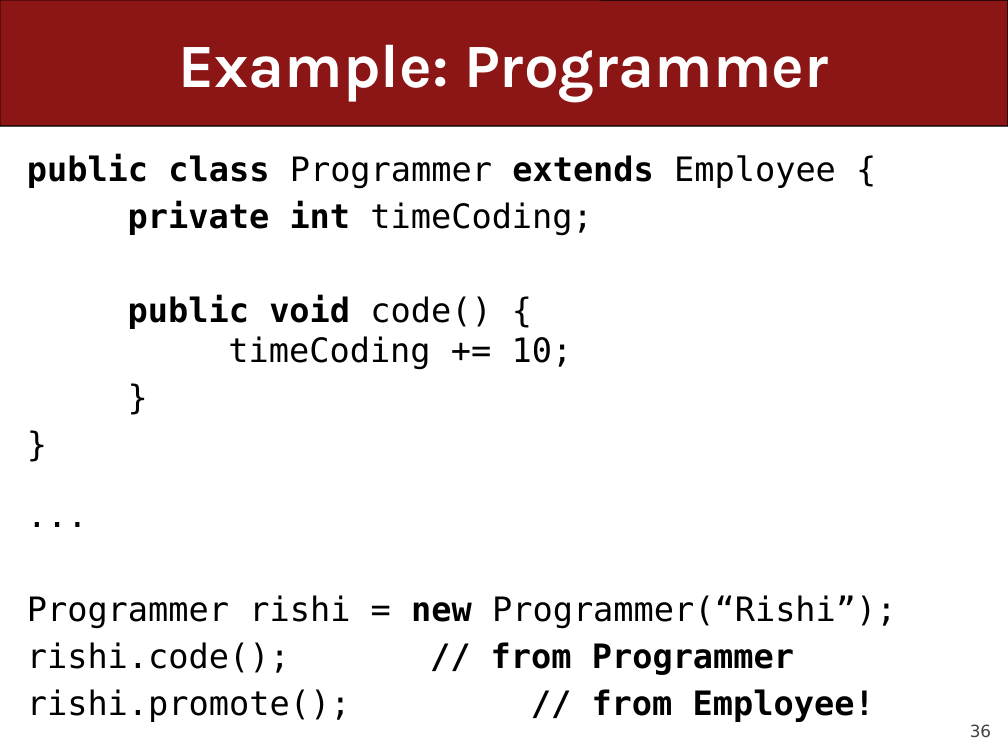
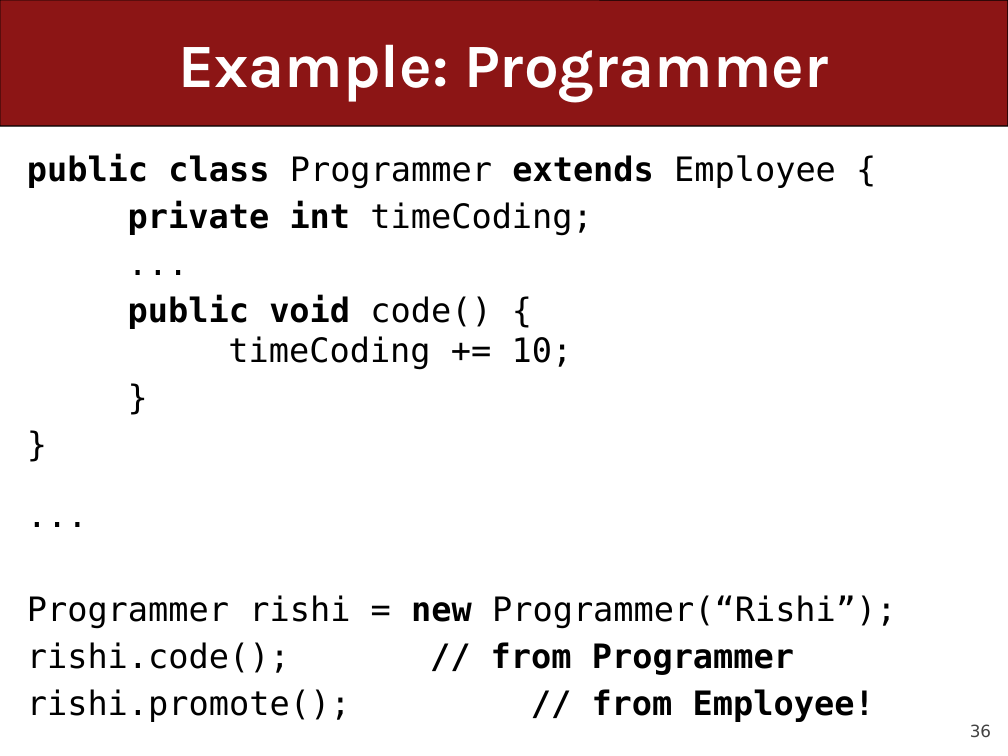
Before and after one commit to ckincaid17/cs106a-summer-2018, a slide deck: slide 36 of WWW/lectures/Lecture22/Lecture22.pptx. Drawn at 1008x756 pixels with LibreOffice and Linux fonts; fonts in the diff are those of the drawing. Boxes give left, top, right and bottom in pixels: in the first picture for what was removed or moved away, otherwise in the second. Text is boxed around its words. In the diff, an @@ line names an element or a change of style, - is before the commit and + after.

```diff
--- a/WWW/lectures/Lecture22/Lecture22.pptx
+++ b/WWW/lectures/Lecture22/Lecture22.pptx
@@ text at bbox=[27, 153, 897, 722]: paragraph added @@
+...
```
Also in this commit, not shown: 9 other slides changed, 3 slides removed, 2 other files.
